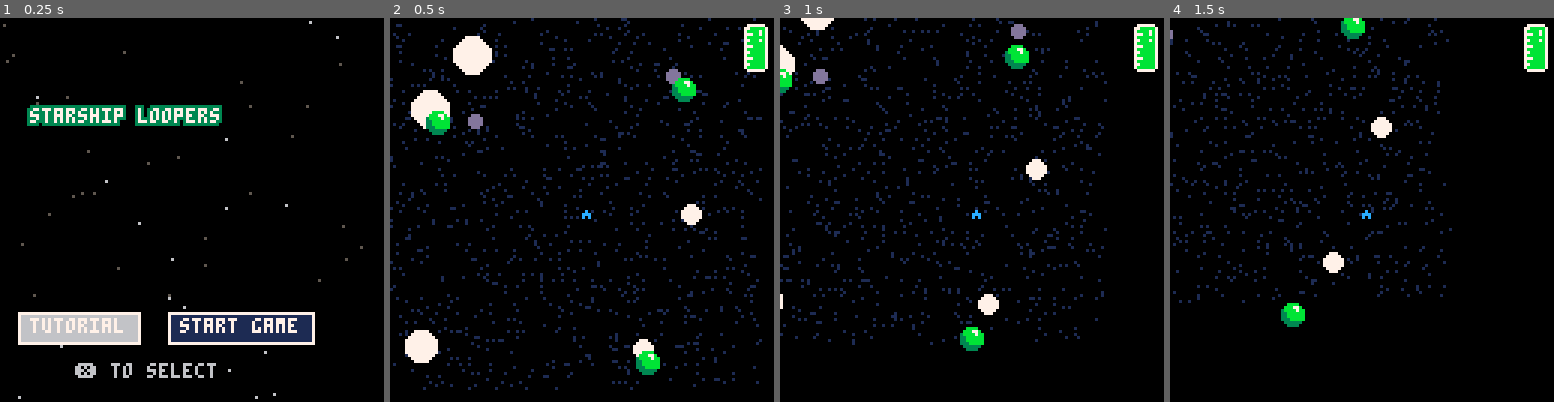
Above: before the commit, frames 1-4 (left to right).
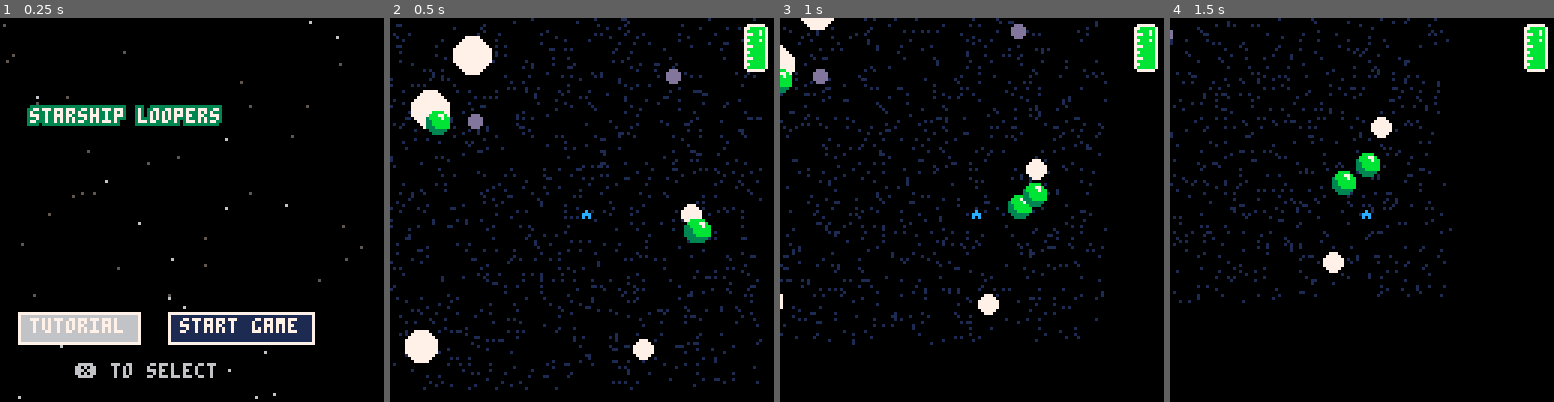
Above: after the commit, the same moments.

Repository: aadriien/GMTK-starship-loopers
Game: PICO-8 cartridge starship-loopers.p8
Two runs of this game, one before a commit and one after it. Both use one fixed random seed, a clock stepped at 60 frames per second and the inputs below.
Inputs:
- Up to frame 1 (0.25 s): no input
- Up to frame 2 (0.5 s): tap X (X key) at 0.33 s
- Up to frame 3 (1 s): tap O (Z key) at 0.7 s
- Up to frame 4 (1.5 s): tap X (X key) at 1.07 s

Frame 1 is identical in both runs. In frame 2, 1.0% of the frame differs, in the area x 64-84%, y 15-93%; in frame 3, 1.2%; in frame 4, 1.2%, in the area x 28-55%, y 0-81%.

Commit message:
Ensured fuel snacks only originate from planets, & made them disappear on contact with black hole

Diff:
--- a/starship-loopers.p8
+++ b/starship-loopers.p8
@@ -17,6 +17,7 @@
         fuel_left = 500,
         score = 0,
         sprite = 2,
+        size = 4,
         state = "drift", -- "drift" or "lock"
         target = "none"
     }
@@ -348,6 +349,14 @@
 
         if fuel.life <= 0 then
             del(fuel_snacks, fuel)
+        else
+            -- check for collision with any black hole
+            for body in all(bodies) do
+                if body.type == "blackhole" and is_collision(fuel, body) then
+                    del(fuel_snacks, fuel)
+                    break
+                end
+            end
         end
     end
 
@@ -407,6 +416,11 @@
             ship.fuel_left = min(ship.fuel_left + 100, ship.fuel_max)
         end
     end
+end
+
+function is_collision(obj_a, obj_b)
+    local dist = dst(obj_a, obj_b)
+    return dist < obj_a.size + obj_b.size
 end
 
 function find_closest()
@@ -454,21 +468,33 @@
         y = rnd(128),
         mass = new_mass,
         size = new_size,
-        color = new_color
+        color = new_color,
+        type = type
     }
     add(bodies, new_body)
 end
 
 function add_fuel_pickup()
-    local origin_planet = rnd(bodies)
-    local new_fuel_snack = {
-        x = origin_planet.x,
-        y = origin_planet.y,
-        sprite = 14,
-        life = rnd(6) + 6,
-        vel = create_vector(rnd(1) - 0.5, rnd(1) - 0.5)
-    }
-    add(fuel_snacks, new_fuel_snack)
+    -- ensure fuel only originates from planets
+    local planets = {}
+    for body in all(bodies) do
+        if body.type == "normal" then
+            add(planets, body)
+        end
+    end
+
+    if #planets > 0 then
+        local origin_planet = rnd(planets)
+        local new_fuel_snack = {
+            x = origin_planet.x,
+            y = origin_planet.y,
+            sprite = 14,
+            size = 6,
+            life = rnd(6) + 6,
+            vel = create_vector(rnd(1) - 0.5, rnd(1) - 0.5)
+        }
+        add(fuel_snacks, new_fuel_snack)
+    end
 end
 
 -- utility functions
